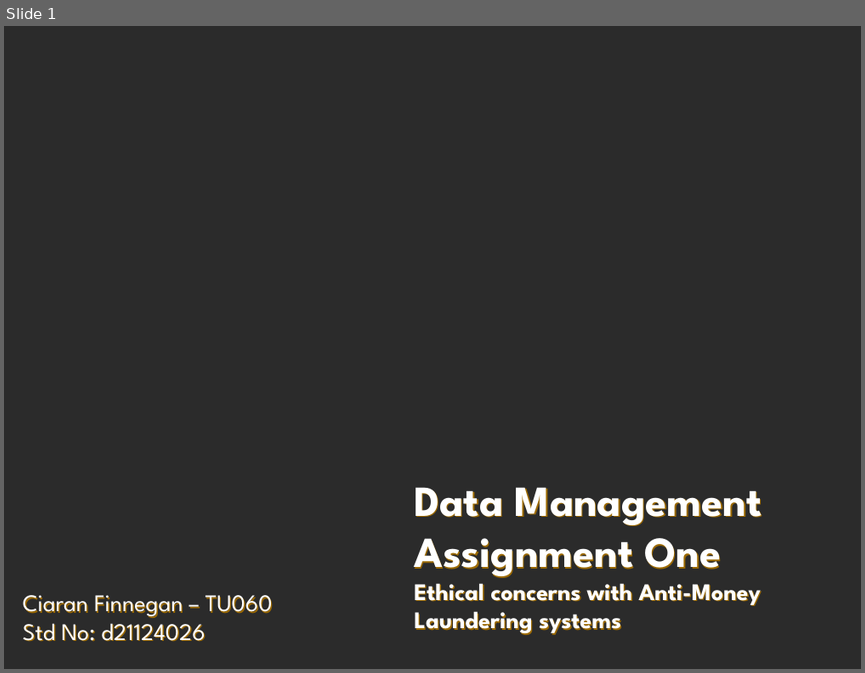
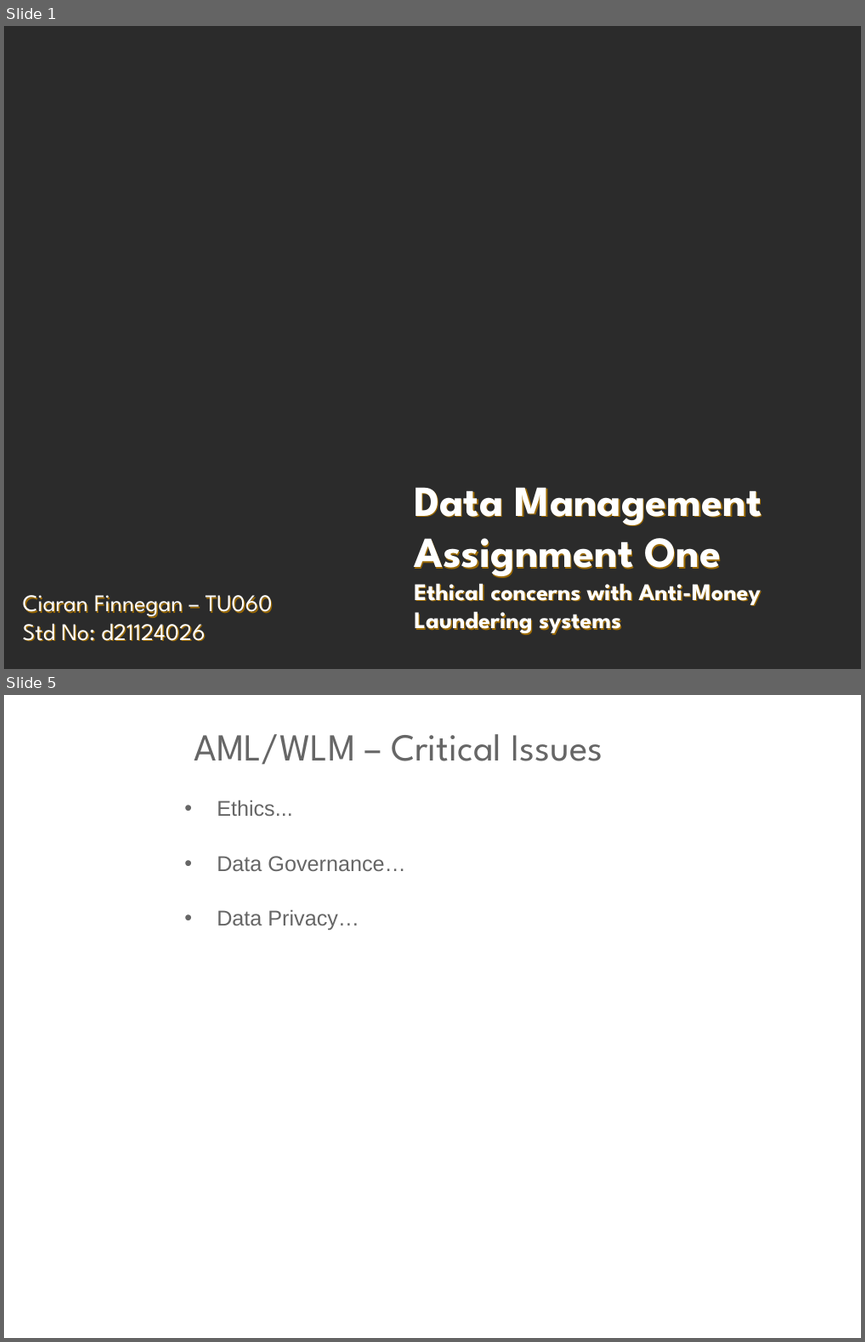
Before and after one commit to JackDaedalus/DataMgmtCA1, a slide deck: PPT_CA1/Data Management - CA1 - AML Ethics - Student Ciaran Finnegan d21124026 v1-1 200222.pptx. Shown one above the other, each under a label of ours: slide 1 before the commit, slides 1 and 5 after it; the slides between them are not shown. The pictures are 865x673 and 865x1342 pixels, drawn with LibreOffice and Linux fonts; fonts in the diff are those of the drawing; background and template pictures are left out; a plain dark background stands for a picture behind light text. Boxes give left, top, right and bottom in pixels: in the first picture for what was removed or moved away, otherwise in the second. Text is boxed around its words. In the diff, an @@ line names an element or a change of style, - is before the commit and + after.

```diff
--- a/PPT_CA1/Data Management - CA1 - AML Ethics - Student Ciaran Finnegan d21124026 v1-1 200222.pptx
+++ b/PPT_CA1/Data Management - CA1 - AML Ethics - Student Ciaran Finnegan d21124026 v1-1 200222.pptx
@@ slide 5 added at [4,695,861,1338], background picture (left out) @@
@@ title added at [194,734,602,765], 32 pt, text #666666 @@
+AML/WLM – Critical Issues
@@ text added at [216,800,405,930], 18 pt, text #666666 @@
+• Ethics...
+• Data Governance…
+• Data Privacy…
```
Also in this commit, not shown: 1 slide changed, 9 other slides added, 6 slides removed, 20 other files.
